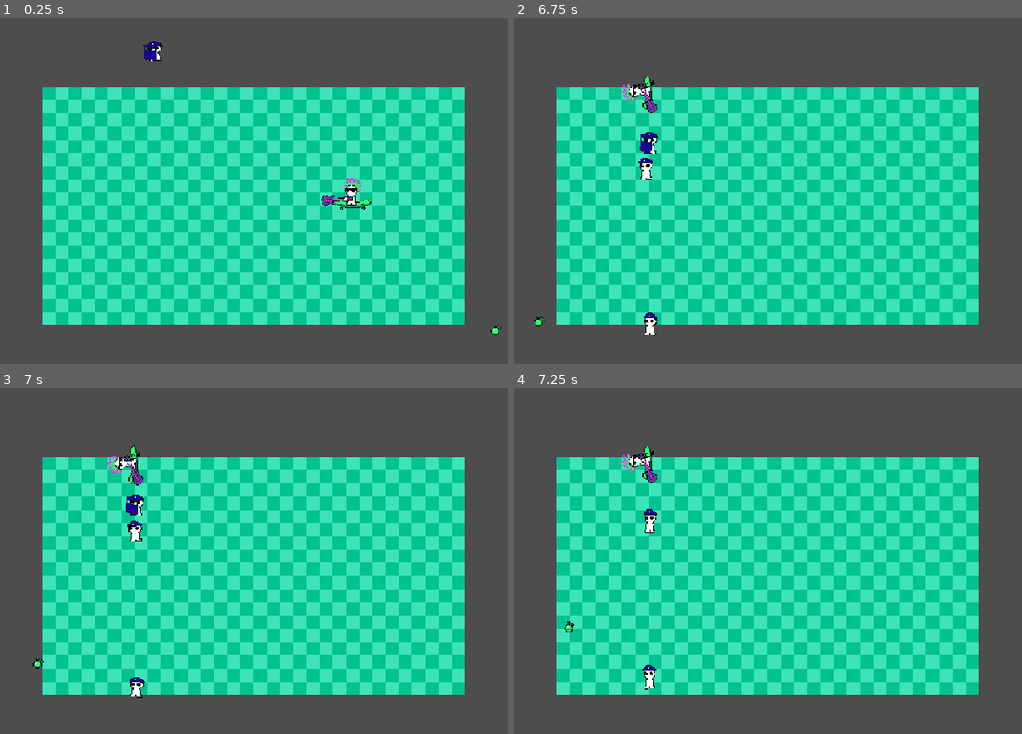
Above: before the commit, frames 1-4 (two rows, left to right).
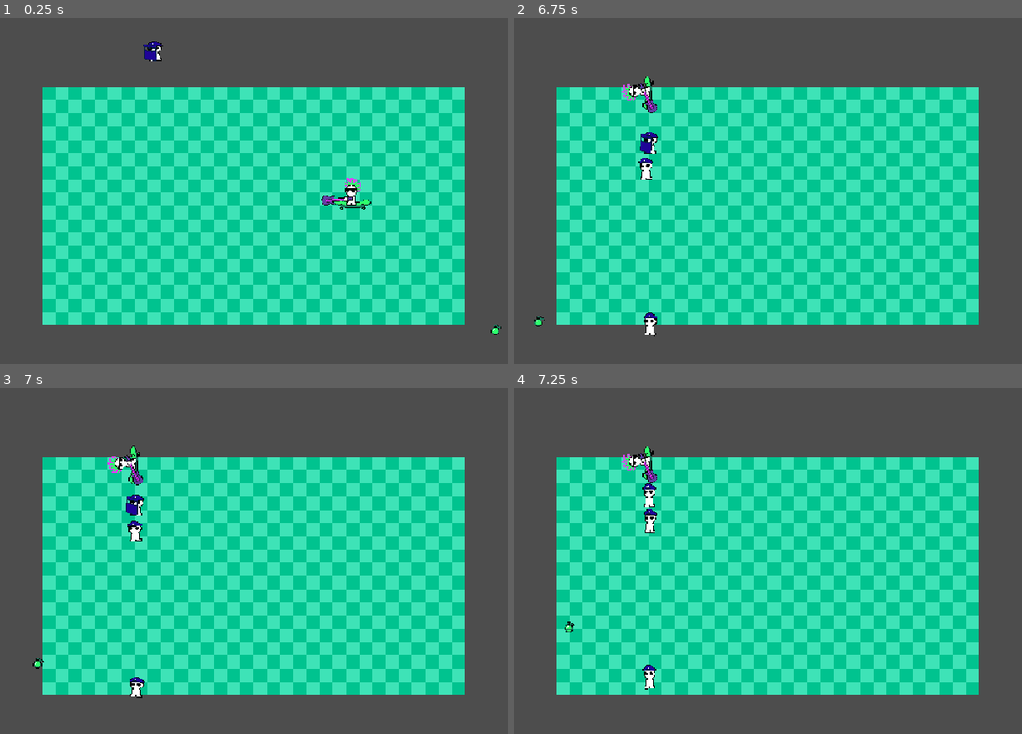
Above: after the commit, the same moments.

Repository: KyleTiley/PlayfulAnarchy
Game: Godot game, scene res://main.tscn
Same seed, same stepped clock (60 frames per second), same inputs: the game is played once before the commit and once after it.
Inputs (mouse positions are in pixels of both pictures, inside the frame that each line leads up to):
- Up to frame 1 (0.25 s): no input
- Up to frame 2 (6.75 s): move the mouse to (732, 280) at 0.52 s; hold W (up_input) 0.53-2.03 s; move the mouse to (966, 260) at 1.27 s; move the mouse to (564, 149) at 2.02 s; hold A (left_input) 2.03-3.53 s; move the mouse to (798, 204) at 2.77 s; move the mouse to (666, 111) at 3.52 s; hold S (down_input) 3.53-4.28 s; move the mouse to (915, 187) at 4.27 s; hold D (right_input) 4.28-5.03 s; move the mouse to (635, 225) at 5.02 s; hold W (up_input) 5.03-5.78 s; move the mouse to (834, 121) at 5.77 s; hold D (right_input) from 5.78 s (still down); move the mouse to (732, 280) at 6.52 s
- Up to frame 3 (7 s): keep holding D (right_input)
- Up to frame 4 (7.25 s): keep holding D (right_input)

Frames 1-3 are identical in both runs. In frame 4, 0.1% of the frame differs, in the area x 25-29%, y 27-35%.

Commit message:
need to tweak enemies

Diff:
--- a/Enemies/Grenade.gd
+++ b/Enemies/Grenade.gd
@@ -4,6 +4,7 @@
 var positionA
 var positionB
 var positionC
+var has_exploded = false
 
 var t = 0.0
 var duration = 2.0
@@ -23,7 +24,14 @@
 	position = q0.lerp(q1, min(t, 1.0))
 
 func explode():
+	has_exploded = true
 	$Sprite2D.hide()
 	$AnimationPlayer.play("explode")
 	await get_tree().create_timer(0.2).timeout
 	queue_free()
+
+func _on_area_2d_area_entered(area):
+	if !has_exploded:
+		return
+	if area.get_parent().name == "Guitar" or area.get_parent().name == "Skateboard" or area.get_parent().name == "Player":
+		area.get_parent().get_parent().hide()
--- a/Enemies/RiotCop.gd
+++ b/Enemies/RiotCop.gd
@@ -4,6 +4,7 @@
 var player_position
 var target_position
 var cop_speed = 50
+var shield_broken = false
 
 func _physics_process(delta):
 	var x_diff = global_position.x - player.global_position.x
@@ -14,8 +15,14 @@
 
 func _on_area_2d_area_entered(area):
 	if area.get_parent().name == "Guitar":
+		if !shield_broken:
+			shield_break()
+		return
 		self.queue_free()
 	if area.get_parent().name == "Skateboard":
 		print("hit board")
 	if area.get_parent().name == "Player":
 		get_tree().quit()
+
+func shield_break():
+	$Shield.hide()
--- a/Enemies/grenade.tscn
+++ b/Enemies/grenade.tscn
@@ -1,8 +1,11 @@
-[gd_scene load_steps=7 format=3 uid="uid://c1uk8n3wwfus8"]
+[gd_scene load_steps=8 format=3 uid="uid://c1uk8n3wwfus8"]
 
 [ext_resource type="Script" path="res://Enemies/Grenade.gd" id="1_1cymy"]
 [ext_resource type="Texture2D" uid="uid://d22716xm2weu1" path="res://Assets/Grenade.png" id="2_hrp8a"]
 [ext_resource type="Texture2D" uid="uid://diq7t5knvgvb4" path="res://Assets/Explosion.png" id="3_l6p6e"]
+
+[sub_resource type="RectangleShape2D" id="RectangleShape2D_betc5"]
+size = Vector2(48, 48)
 
 [sub_resource type="Animation" id="Animation_sqc80"]
 resource_name = "explode"
@@ -55,7 +58,14 @@
 texture_filter = 1
 texture = ExtResource("3_l6p6e")
 
+[node name="Area2D" type="Area2D" parent="Explosion"]
+
+[node name="CollisionShape2D" type="CollisionShape2D" parent="Explosion/Area2D"]
+shape = SubResource("RectangleShape2D_betc5")
+
 [node name="AnimationPlayer" type="AnimationPlayer" parent="."]
 libraries = {
 "": SubResource("AnimationLibrary_2m7fk")
 }
+
+[connection signal="area_entered" from="Explosion/Area2D" to="." method="_on_area_2d_area_entered"]
